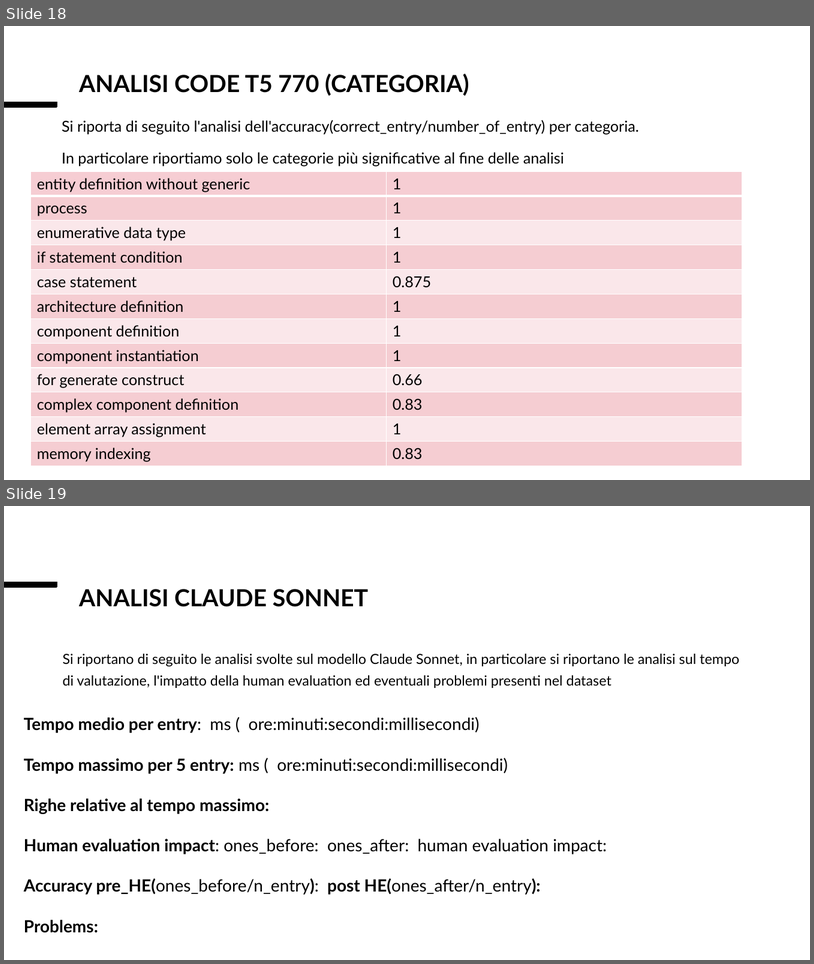
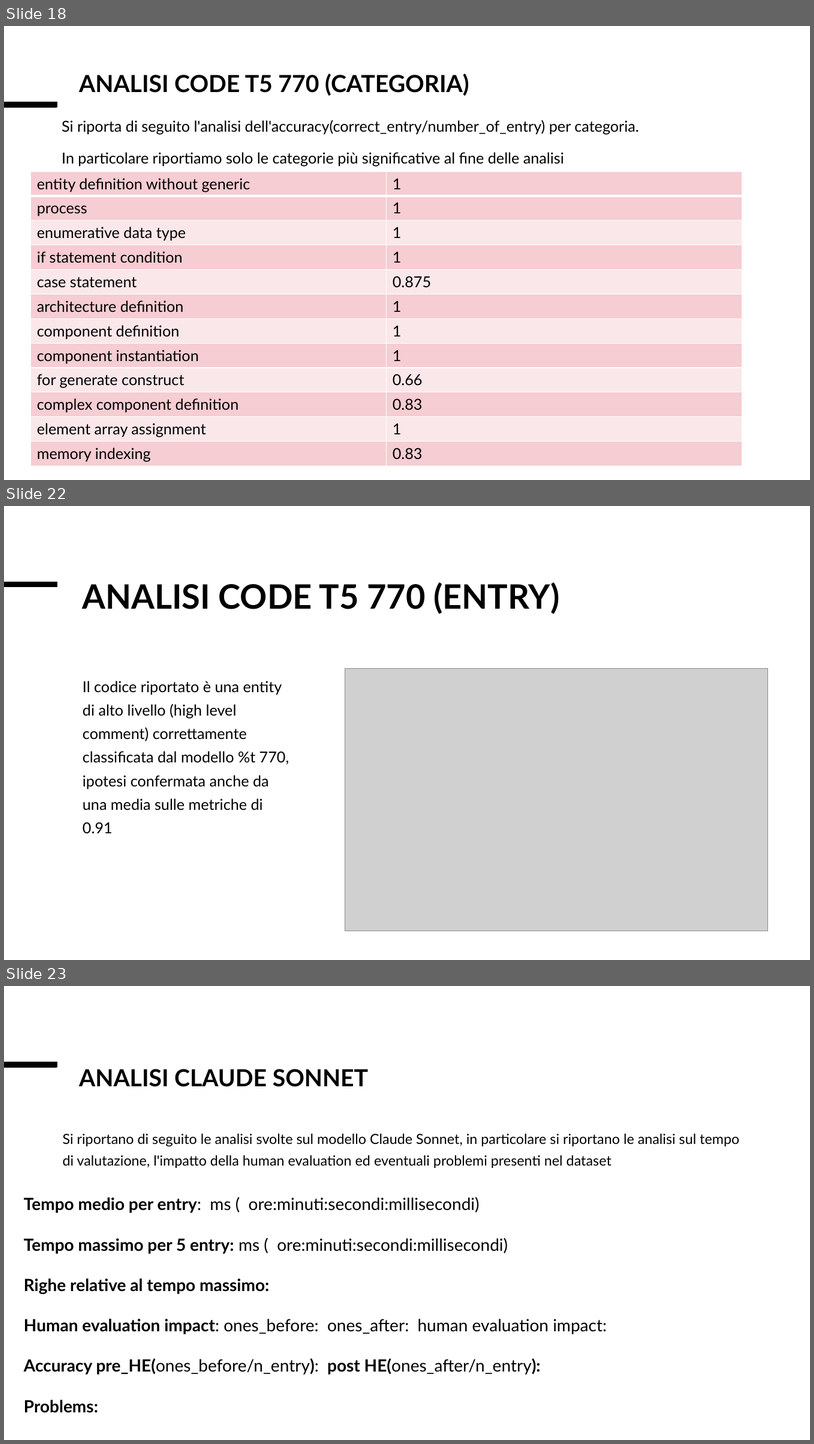
Before and after one commit to Simpronic/Tesi_Generatore_VHDL, a slide deck: altro/Presentazione_risultati.pptx. Shown one above the other, each under a label of ours: slides 18 and 19 before the commit, slides 18, 22 and 23 after it; the slides between them are not shown. The pictures are 814x964 and 814x1444 pixels, drawn with LibreOffice and Linux fonts; fonts in the diff are those of the drawing; grey boxes stand for pictures. Boxes give left, top, right and bottom in pixels: in the first picture for what was removed or moved away, otherwise in the second. Text is boxed around its words. In the diff, an @@ line names an element or a change of style, - is before the commit and + after.

```diff
--- a/altro/Presentazione_risultati.pptx
+++ b/altro/Presentazione_risultati.pptx
@@ slide 22 added at (x1=4, y1=506, x2=810, y2=960), background #FFFFFF @@
@@ line added from (4, 585) to (57, 585), #000000 6.75 pt @@
@@ title added at (x1=82, y1=582, x2=560, y2=614), 40 pt, text #000000, bold @@
+ANALISI CODE T5 770 (ENTRY)
@@ text added at (x1=83, y1=681, x2=290, y2=833), 18 pt, text #000000 @@
+Il codice riportato è una entity di alto livello (high level comment) correttamente classificata dal modello %t 770, ipotesi confermata anche da una media sulle metriche di 0.91
@@ picture added at (x1=345, y1=669, x2=768, y2=931) @@
@@ what was slide 19 is now slide 23 @@
```
Also in this commit, not shown: 3 other slides added, 5 other files.
